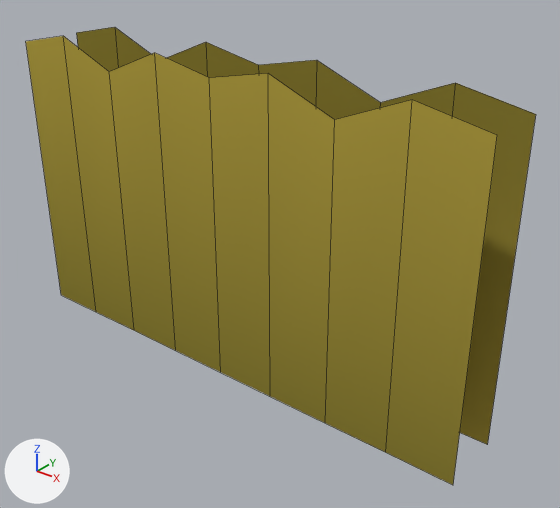
What one commit did to the Blender file assets/blender/corn_wall_band.blend.
One viewpoint serves both versions: a 50 mm camera at (3.52, -3.91, 3.47) aimed at (0.3, 0.11, 0.98). The axes (+X, +Y, +Z) are drawn at lower left. The lights are the same throughout. The older version comes first. Mesh edges are drawn as thin lines.

Objects in the first picture: 'Band'.
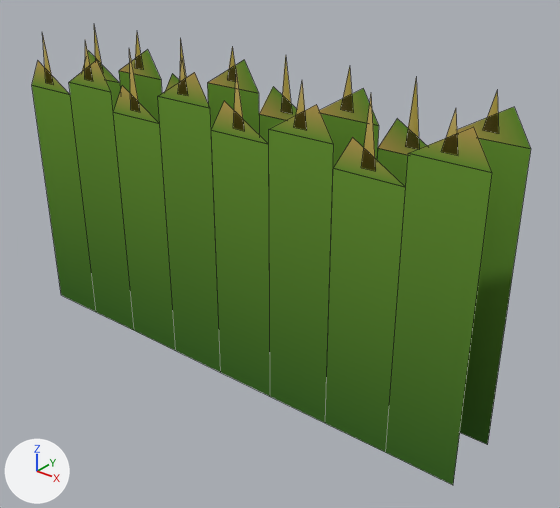
Pixel boxes [x1, y1, x2, y2] of what changed, in the pictures (560 x 508 px):
'Band', reshaped
    before: [26, 27, 536, 485]
    after: [32, 28, 531, 485]
part 1 of me_band, cut back
    after: [32, 28, 531, 187]
part 2 of me_band, recoloured (yellow to green)
    before: [26, 27, 536, 485]
    after: [32, 71, 531, 485]

The change, as a diff of the scene's bpy script:
```diff
--- a/assets/blender/corn_wall_band.blend.py
+++ b/assets/blender/corn_wall_band.blend.py
@@ me_band @@
 # used by ob_band; location = (0.0, 0.0, 0.0)
-me_band.from_pydata(...)  # 64 vertices, 16 faces; spans x -2.0..2.0, y -0.25..0.25, z 0.0..2.4
+me_band.from_pydata(...)  # 160 vertices, 48 faces; spans x -2.0..2.0, y -0.25..0.25, z 0.0..2.4
+# me_band part 1
+# 8 vertices in x -2.0..0.5, y -0.25..0.25, z 2.3..2.4 move by (0.0, 0.0, -0.35)
+# 8 vertices in x -1.0..1.5, y -0.25..0.25, z 2.2..2.4 move by (0.0, 0.0, -0.3)
+# 4 vertices in x -1.5..0.5, y -0.25..0.25, z 2.4 move by (0.0, 0.0, -0.45)
+# 4 vertices in x -1.0..1.0, y -0.25..0.25, z 2.2 move by (0.0, 0.0, -0.15)
+# 4 vertices in x -0.5..1.5, y -0.25..0.25, z 2.4 move by (0.0, 0.0, -0.5)
+# 4 vertices in x 0.0..2.0, y -0.25..0.25, z 2.3 move by (0.0, 0.0, -0.2)
+# 48 vertices are added at x -2.0..1.76, y -0.25..0.25, z 1.9..2.4
+# 16 new vertices lie (0.5, 0.0, 0.0) away from vertices in x -2.0..1.5, y -0.25..0.25, z 1.9..2.1
+# 8 new vertices lie (0.13, 0.0, 0.22) away from vertices in x -2.0..1.0, y -0.25..0.25, z 1.9..1.95
+# 8 new vertices lie (0.37, 0.0, 0.22) away from vertices in x -1.5..1.5, y -0.25..0.25, z 2.05..2.1
+# 16 new vertices lie (0.1, 0.0, 0.0) away from vertices in x -1.8..1.7, y -0.25..0.25, z 1.95..2.15
+# 32 new faces join them
+# me_band part 2: 16 kept faces spanning x -2.0..2.0, y -0.25..0.25, z 0.0..2.1 get new vertex colours; the middle colour goes from yellow #a5953e to green #598532
 me_band.materials.append(mat_mat_corn_stalk)
```
